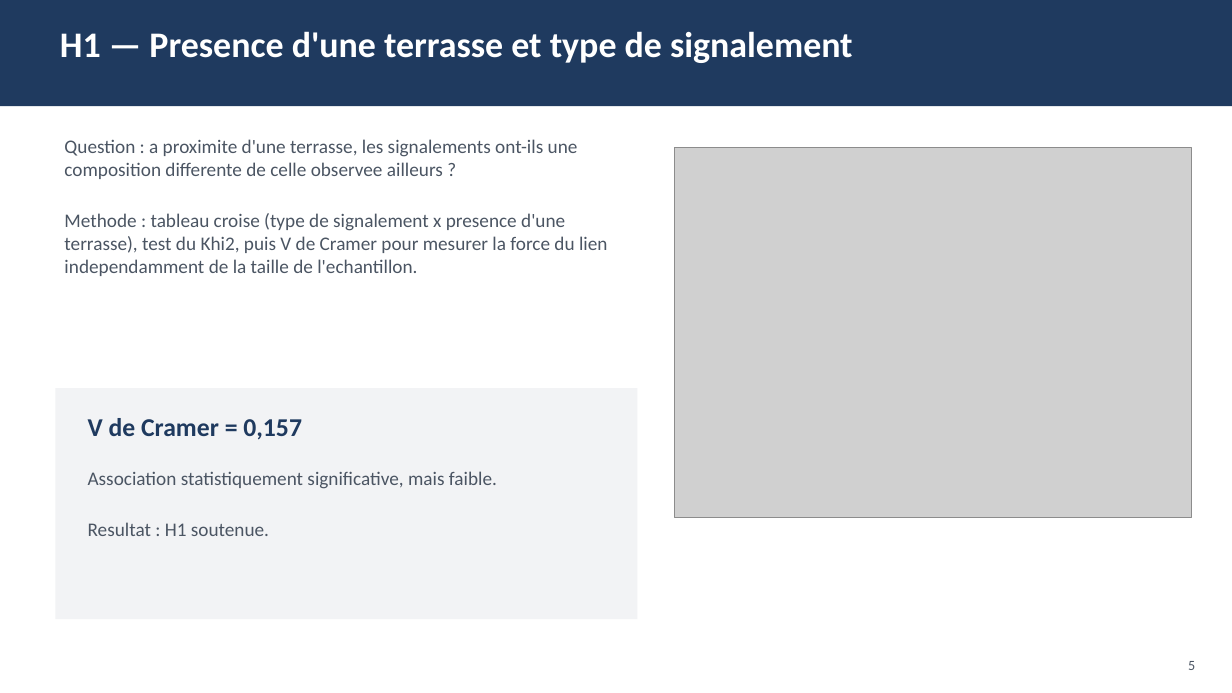
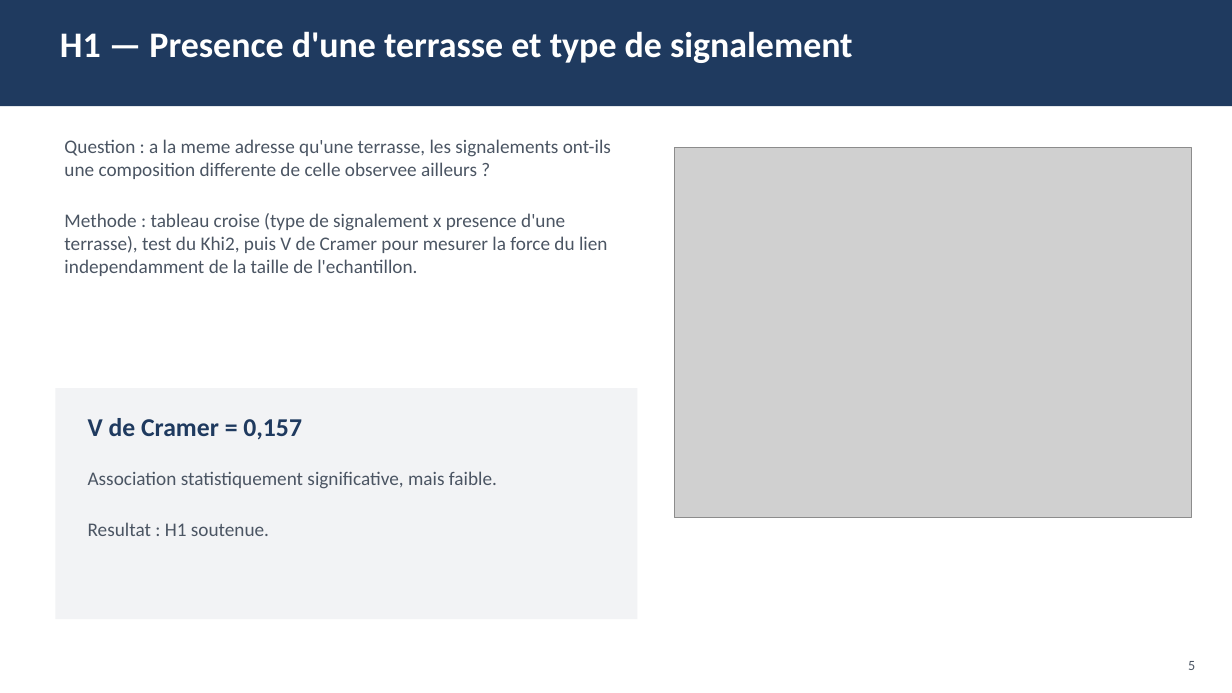
Before and after one commit to AyhamKsouri/test-technique, a slide deck: slide 5 of presentation/presentation.pptx. Drawn at 1232x693 pixels with LibreOffice and Linux fonts; fonts in the diff are those of the drawing; grey boxes stand for pictures. Boxes give left, top, right and bottom in pixels: in the first picture for what was removed or moved away, otherwise in the second. Text is boxed around its words. In the diff, an @@ line names an element or a change of style, - is before the commit and + after.

```diff
--- a/presentation/presentation.pptx
+++ b/presentation/presentation.pptx
@@ text at (64,139,611,179): text changed @@
-Question : a proximite d'une terrasse, les signalements ont-ils une composition differente de celle observee ailleurs ?
+Question : a la meme adresse qu'une terrasse, les signalements ont-ils une composition differente de celle observee ailleurs ?
```
Also in this commit, not shown: 1 other slide changed, 3 other files.
